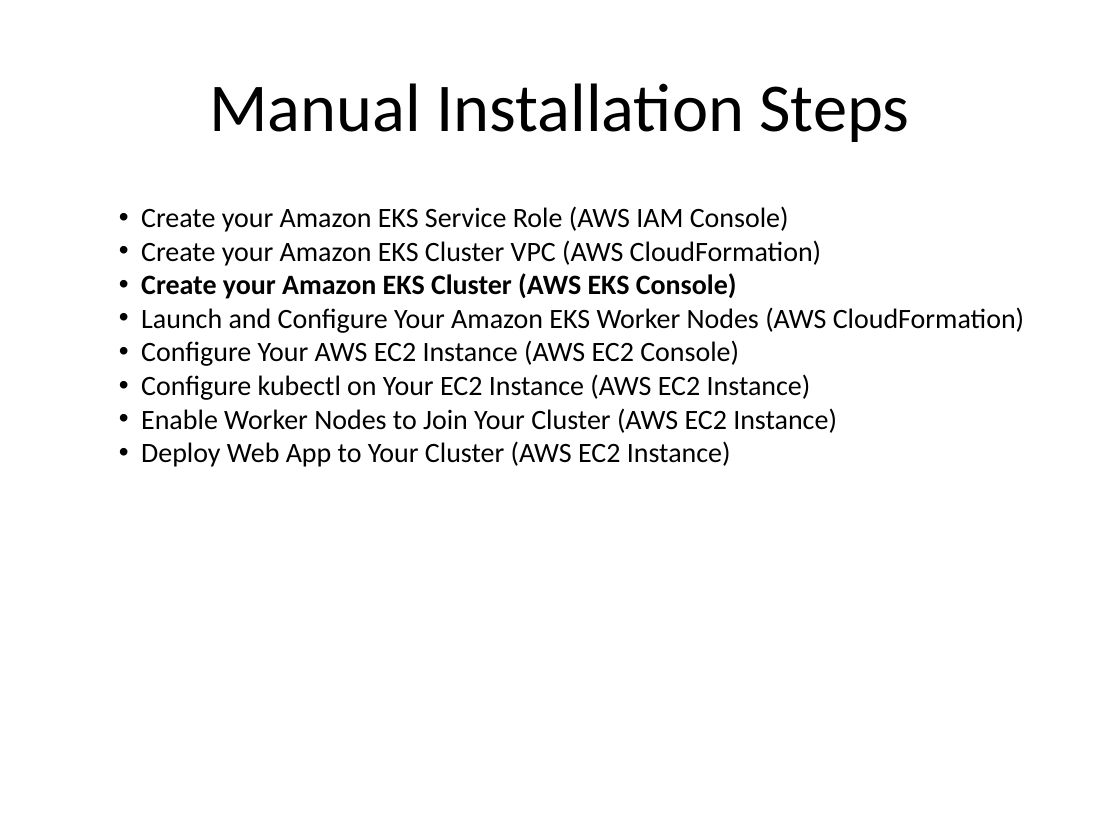
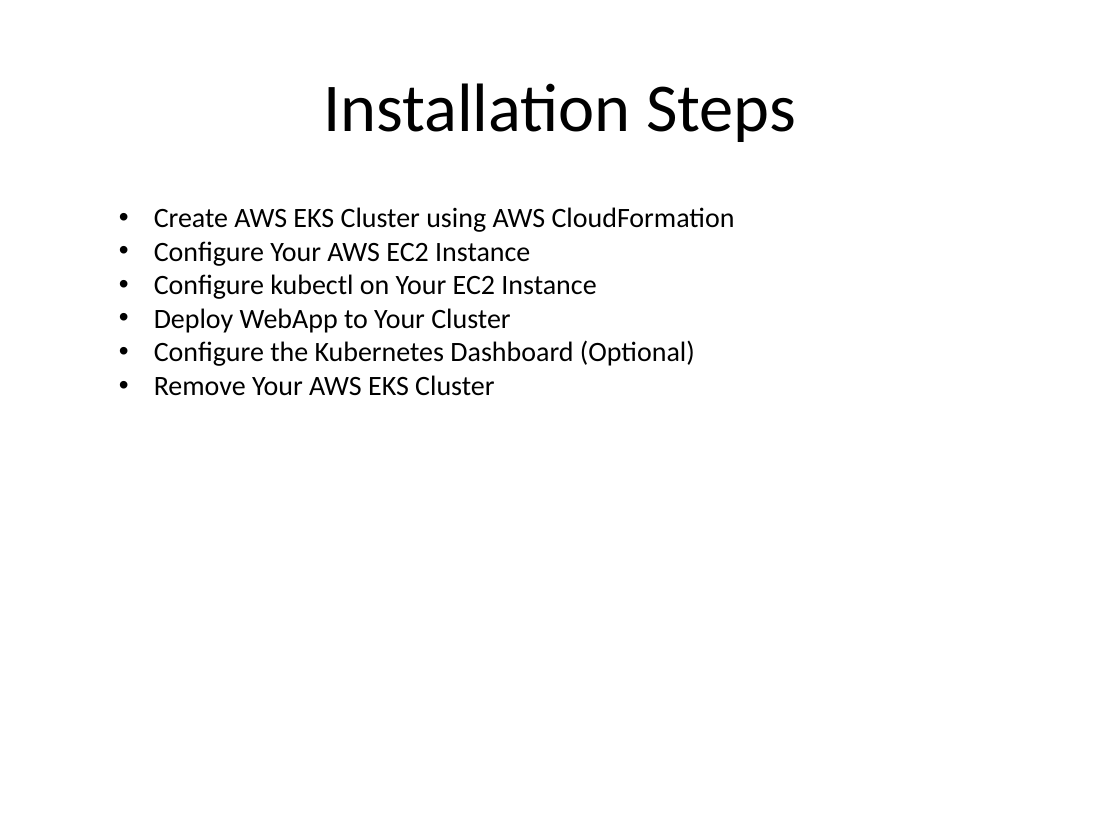
Before and after one commit to kskalvar/aws-eks-cluster-quickstart, a slide deck: slide 8 of slides/AWS-EKS-Cluster-Quickstart.pptx (slide 7 before the commit). Drawn at 1120x840 pixels with LibreOffice and Linux fonts; fonts in the diff are those of the drawing; background and template pictures are left out. Boxes give left, top, right and bottom in pixels: in the first picture for what was removed or moved away, otherwise in the second. Text is boxed around its words. In the diff, an @@ line names an element or a change of style, - is before the commit and + after.

Commit message:
Updated slides

```diff
--- a/slides/AWS-EKS-Cluster-Quickstart.pptx
+++ b/slides/AWS-EKS-Cluster-Quickstart.pptx
@@ title at bbox=[323, 83, 796, 142]: text changed @@
-Manual Installation Steps
+Installation Steps
@@ text at bbox=[154, 207, 735, 396]: text changed @@
-• Create your Amazon EKS Service Role (AWS IAM Console)
-• Create your Amazon EKS Cluster VPC (AWS CloudFormation)
-• Create your Amazon EKS Cluster (AWS EKS Console)
-• Launch and Configure Your Amazon EKS Worker Nodes (AWS CloudFormation)
-• Configure Your AWS EC2 Instance (AWS EC2 Console)
-• Configure kubectl on Your EC2 Instance (AWS EC2 Instance)
-• Enable Worker Nodes to Join Your Cluster (AWS EC2 Instance)
-• Deploy Web App to Your Cluster (AWS EC2 Instance)
+• Create AWS EKS Cluster using AWS CloudFormation
+• Configure Your AWS EC2 Instance
+• Configure kubectl on Your EC2 Instance
+• Deploy WebApp to Your Cluster
+• Configure the Kubernetes Dashboard (Optional)
+• Remove Your AWS EKS Cluster
```
Also in this commit, not shown: 5 other slides changed, 1 slide added.
